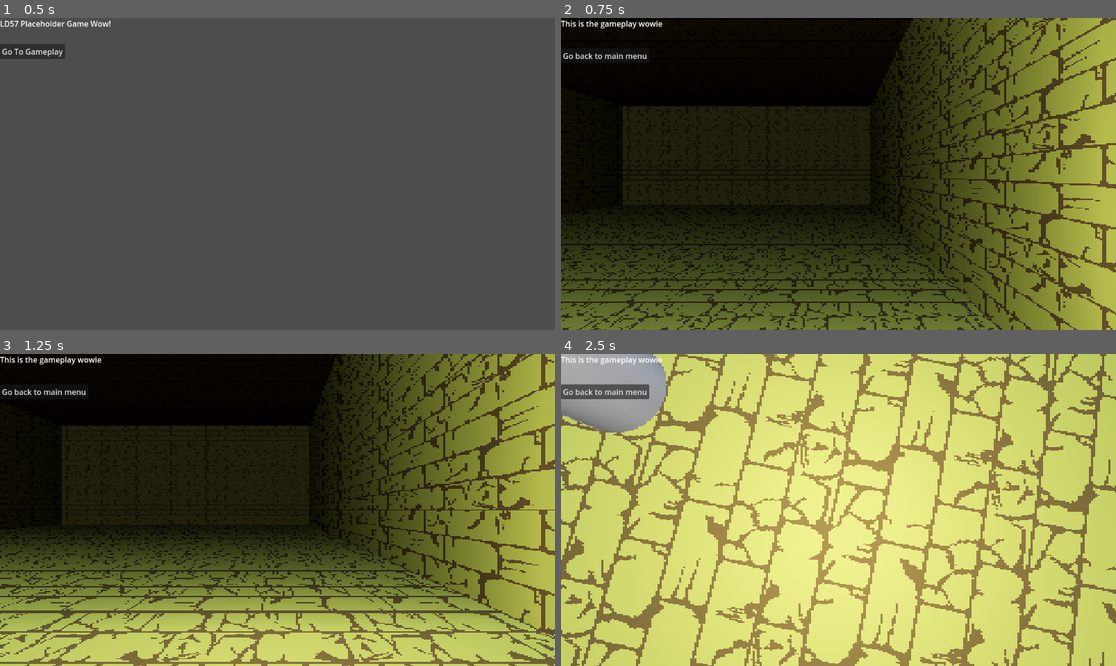
Above: before the commit, frames 1-4 (two rows, left to right).
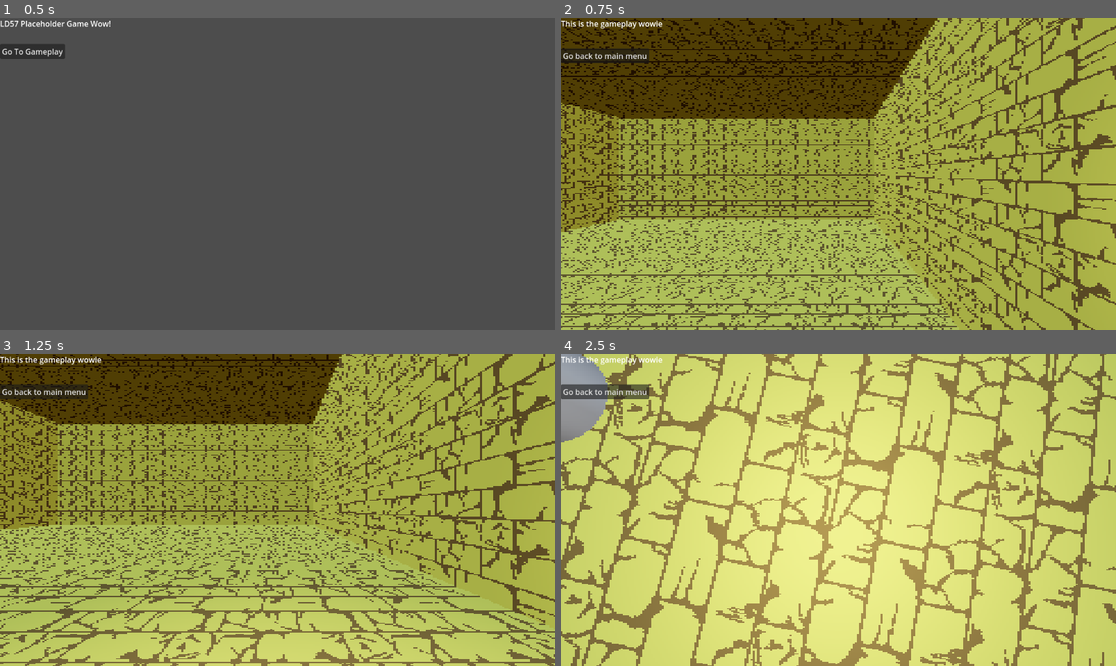
Above: after the commit, the same moments.

Repository: AnsonRutherford/LD57
Game: Godot game, scene res://Scenes/start.tscn
The game is run twice, just before and just after one commit, with the same random seed, the same clock (stepped at 60 frames per second) and the same inputs.
Inputs (mouse positions are in pixels of both pictures, inside the frame that each line leads up to):
- Up to frame 1 (0.5 s): no input
- Up to frame 2 (0.75 s): click "Go To Gameplay" at 0.5 s
- Up to frame 3 (1.25 s): no input
- Up to frame 4 (2.5 s): move the mouse to (866, 510) at 1.27 s; hold W (up) from 1.28 s (still down); click (866, 510) at 1.35 s; tap Space (jump) at 1.52, 2.27 s; move the mouse to (810, 510) at 2.02 s; right-click (810, 510) at 2.1 s

Frame 1 is identical in both runs. In frame 2, 88% of the frame differs, in the area x 0-100%, y 0-100%; in frame 3, 76%; in frame 4, 3.4%.
Error after the commit: Parse Error: Cannot call non-static function "check_solution()" on the class "LightPuzzle" directly. Make an instance instead. (res://Scripts/item_pillar.gd:55)

Commit message:
pillar puzzle signal

Diff:
--- a/Materials/Shaders/post_process.gdshader
+++ b/Materials/Shaders/post_process.gdshader
@@ -1,19 +1,23 @@
 shader_type spatial;
 // Prevent the quad from being affected by lighting and fog. This also improves performance.
 render_mode unshaded, fog_disabled;
-uniform sampler2D depth_texture : hint_depth_texture;
-uniform sampler2D screen_texture : hint_screen_texture;
+uniform sampler2D depth_texture : hint_depth_texture, repeat_disable, filter_nearest;
+uniform sampler2D screen_texture : hint_screen_texture, repeat_disable, filter_nearest;
 uniform float pixel_scale;
 uniform float depth_scale;
 uniform float depth_min;
 uniform float depth_max;
+uniform float depth_floor;
 
 void vertex() {
   POSITION = vec4(VERTEX.xy, 1.0, 1.0);
 }
 
 void fragment() {
+	float depth = max(depth_floor, texture(depth_texture, SCREEN_UV).r);
+	float chunk_size = mix(256, 1, (depth - depth_floor) / (1.0 - depth_floor));
 	vec2 screen_chunk = round(SCREEN_UV * pixel_scale) / pixel_scale;
+	// depth = texture(depth_texture, screen_chunk).r;
 	ALBEDO.rgb = vec3(texture(screen_texture, screen_chunk).rgb);
-	ALBEDO.rgb *= max(depth_min, min(depth_max, texture(depth_texture, screen_chunk).r * depth_scale));
+	ALBEDO.rgb *= max(depth_min, min(depth_max, depth * depth_scale));
 }
--- a/Materials/post_process_material.tres
+++ b/Materials/post_process_material.tres
@@ -6,6 +6,7 @@
 render_priority = -1
 shader = ExtResource("1_ka2em")
 shader_parameter/pixel_scale = 256.0
-shader_parameter/depth_scale = 50.0
+shader_parameter/depth_scale = 400.38
 shader_parameter/depth_min = 0.1
 shader_parameter/depth_max = 1.0
+shader_parameter/depth_floor = -39.06
--- a/Scenes/gameplay.tscn
+++ b/Scenes/gameplay.tscn
@@ -51,6 +51,7 @@
 transform = Transform3D(-1, 0, 8.74228e-08, 0, 1, 0, -8.74228e-08, 0, -1, 14.7353, 0, 2.04629)
 
 [node name="PuzzleRoom" parent="." instance=ExtResource("3_kwrm5")]
+transform = Transform3D(1, 0, 0, 0, 1, 0, 0, 0, 1, 0.234348, -1.35514, 0.584826)
 
 [node name="HotColdPuzzle" parent="." instance=ExtResource("6_1qnfl")]
 transform = Transform3D(-4.37114e-08, 0, 1, 0, 1, 0, -1, 0, -4.37114e-08, -14, 0, 25.4648)
--- a/Scenes/puzzle_room.tscn
+++ b/Scenes/puzzle_room.tscn
@@ -29,8 +29,6 @@
 operation = 2
 size = Vector3(14, 6, 3)
 
-[node name="DirectionalLight3D" type="DirectionalLight3D" parent="."]
-
 [node name="Mirror Pillar" parent="." instance=ExtResource("1_gka4x")]
 transform = Transform3D(1, 0, 0, 0, 1, 0, 0, 0, 1, -9, 1.48696, 0)
 held_item = 0
--- a/Scenes/start.tscn
+++ b/Scenes/start.tscn
@@ -1,7 +1,8 @@
 [gd_scene load_steps=2 format=3 uid="uid://fk1fwyvya2su"]
 
-[ext_resource type="PackedScene" path="res://Scenes/post_processing.tscn" id="1_3bxa3"]
+[ext_resource type="PackedScene" uid="uid://p33wb31v71yi" path="res://Scenes/post_processing.tscn" id="1_3bxa3"]
 
 [node name="Start" type="Node"]
 
 [node name="Post Processing" parent="." instance=ExtResource("1_3bxa3")]
+visible = false
--- a/Scripts/globals.gd
+++ b/Scripts/globals.gd
@@ -11,6 +11,7 @@
 enum PUZZLE {LIGHT, HOT_COLD}
 signal PUZZLE_SOLVED(puzzle: PUZZLE)
 signal BOULDER_TRAP
+signal PILLAR_ITEM(pillar_label: String, held_item: Player.HELD_ITEM)
 
 func _ready() -> void:
 	print("debug mode")
--- a/Scripts/light_puzzle.gd
+++ b/Scripts/light_puzzle.gd
@@ -4,13 +4,19 @@
 static var instance: LightPuzzle = null
 
 @export var solution: Array[int]
+const solution_pillars := ["Pillar 1"]
 
 @onready var light_beam = $LightBeam
 
 func _ready() -> void:
 	instance = self
+	Globals.PILLAR_ITEM.connect(_on_pillar_item)
 
-static func check_solution() -> void:
+func _on_pillar_item(pillar_label: String, held_item: Player.HELD_ITEM) -> void:
+	if pillar_label in solution_pillars:
+		check_solution()
+
+func check_solution() -> void:
 	var pillar1 = ItemPillar.registry["Pillar 1"]
 	if !pillar1.held_item == Player.HELD_ITEM.MIRROR:
 		instance.light_beam.scale.z = 28
Not shown: 1 places in Scenes/Interactables/BoulderTrap.tscn that only renumber resources
Not shown: 1 places in Scenes/gameplay.tscn that only renumber resources
